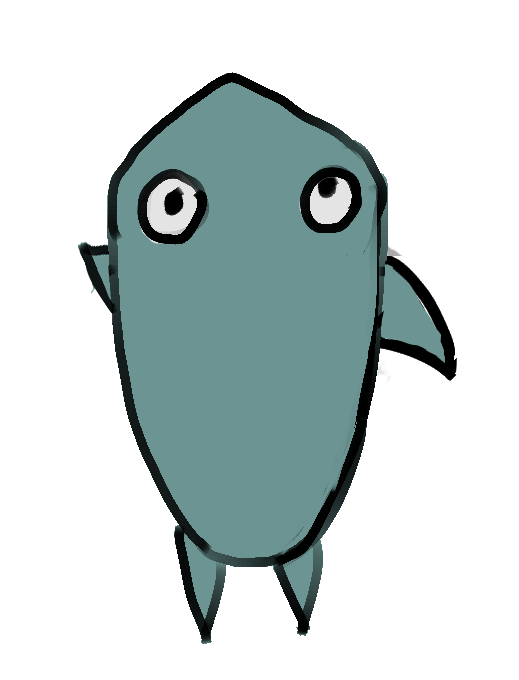
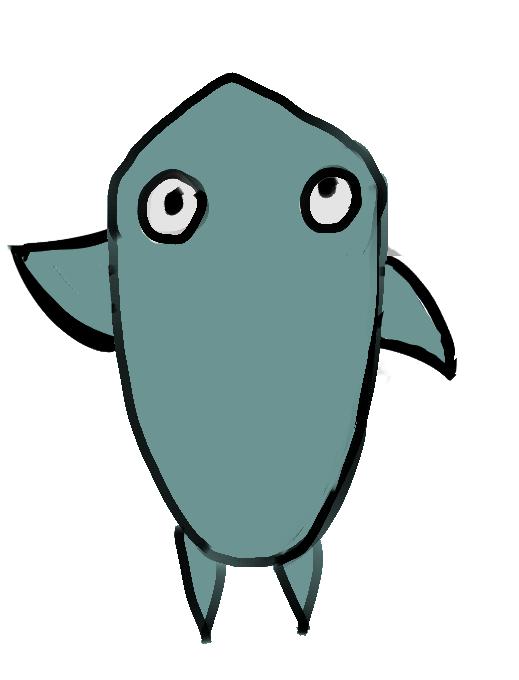
Revision of a layered w=519, h=680 image; what changed, layer by layer:
painted on "Layer 8" (1st of 3, in "fins 2") over [7, 228, 115, 353]
